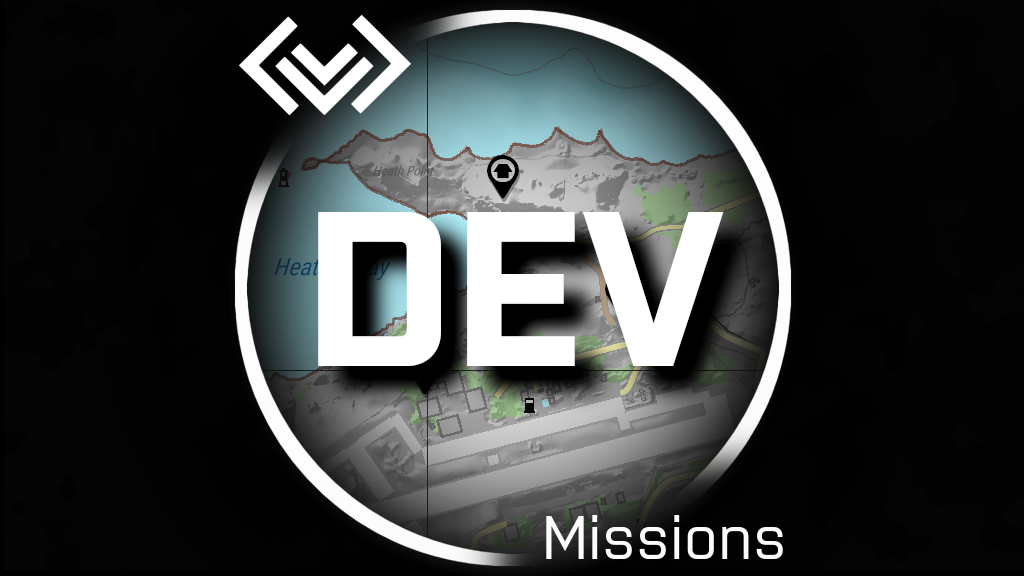
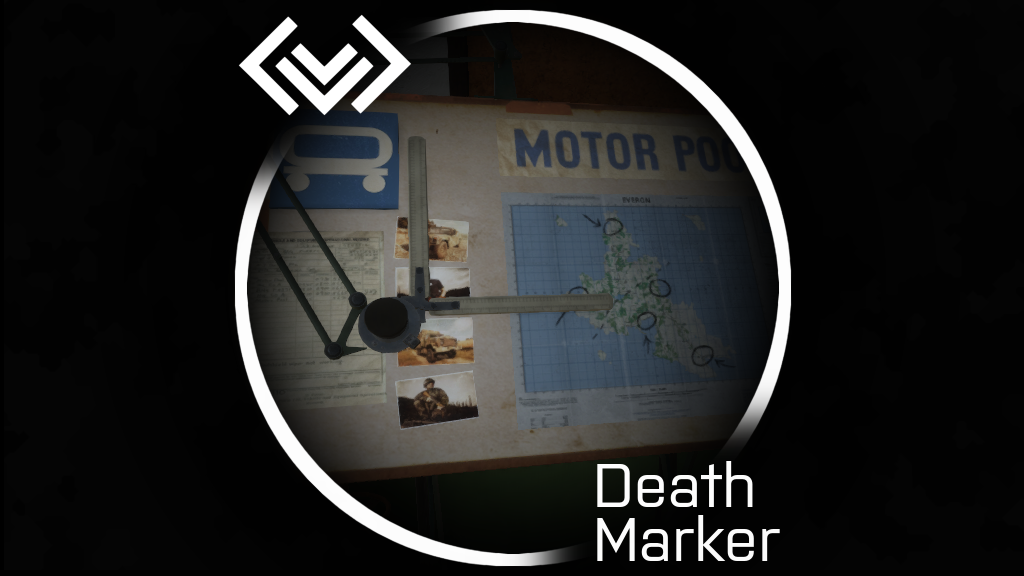
Before/after of a 1024px x 576px layered artwork. What changed in the layer stack:
hid "DEV #1" over box(292, 185, 781, 437)
hid group "darc missions workbench" (5 layers) over box(233, 0, 792, 576)
added group "darc stories workbench" with 4 layers above "darc deathmarker workbench" over box(233, 0, 792, 576)
added layer "White ring blurred #7" in group "darc stories workbench" over box(234, 9, 792, 567)
added layer "Text #6" in group "darc stories workbench" over box(597, 461, 780, 561)
added layer "Vignette new #6" in group "darc stories workbench" over box(233, 0, 792, 576)
added layer "Pasted Layer #6" in group "darc stories workbench" over box(233, 0, 792, 576)